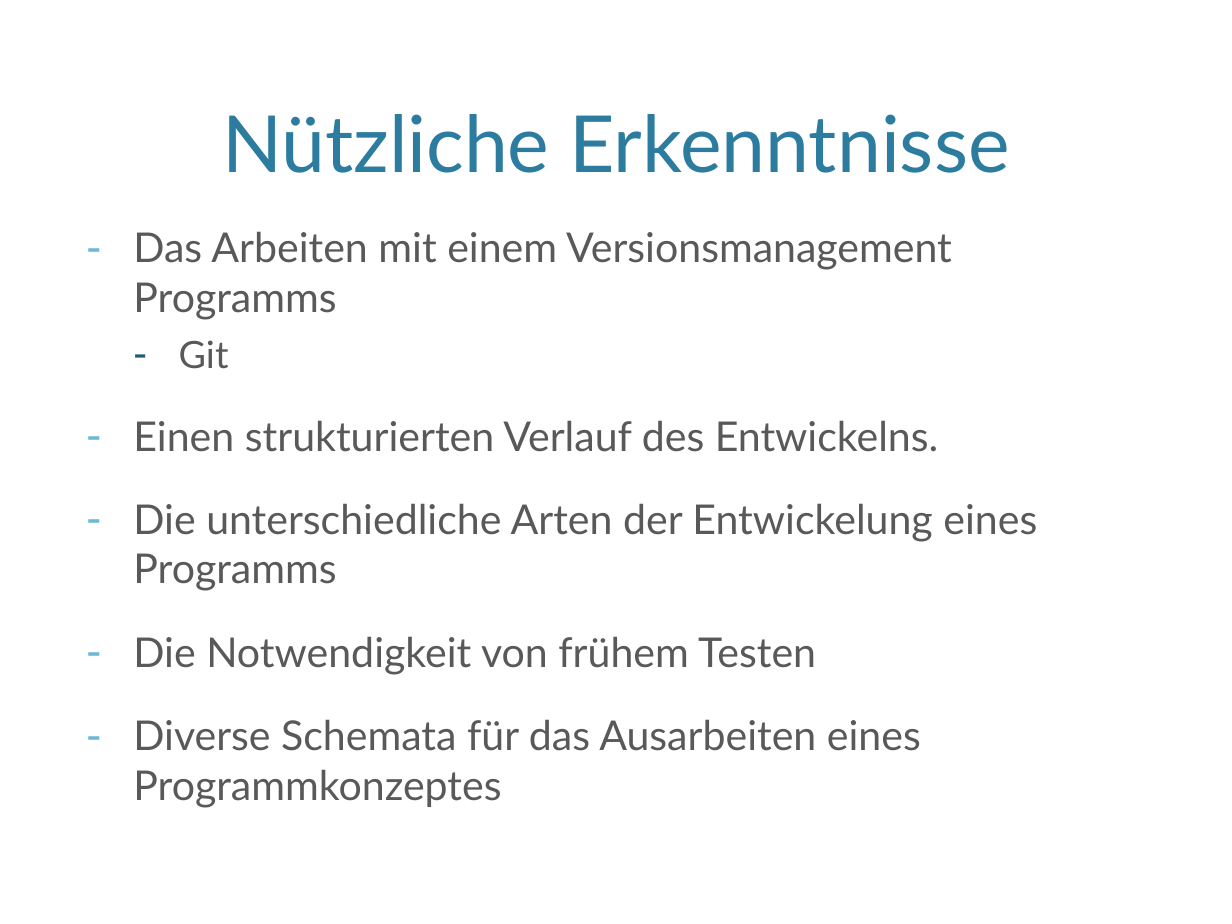
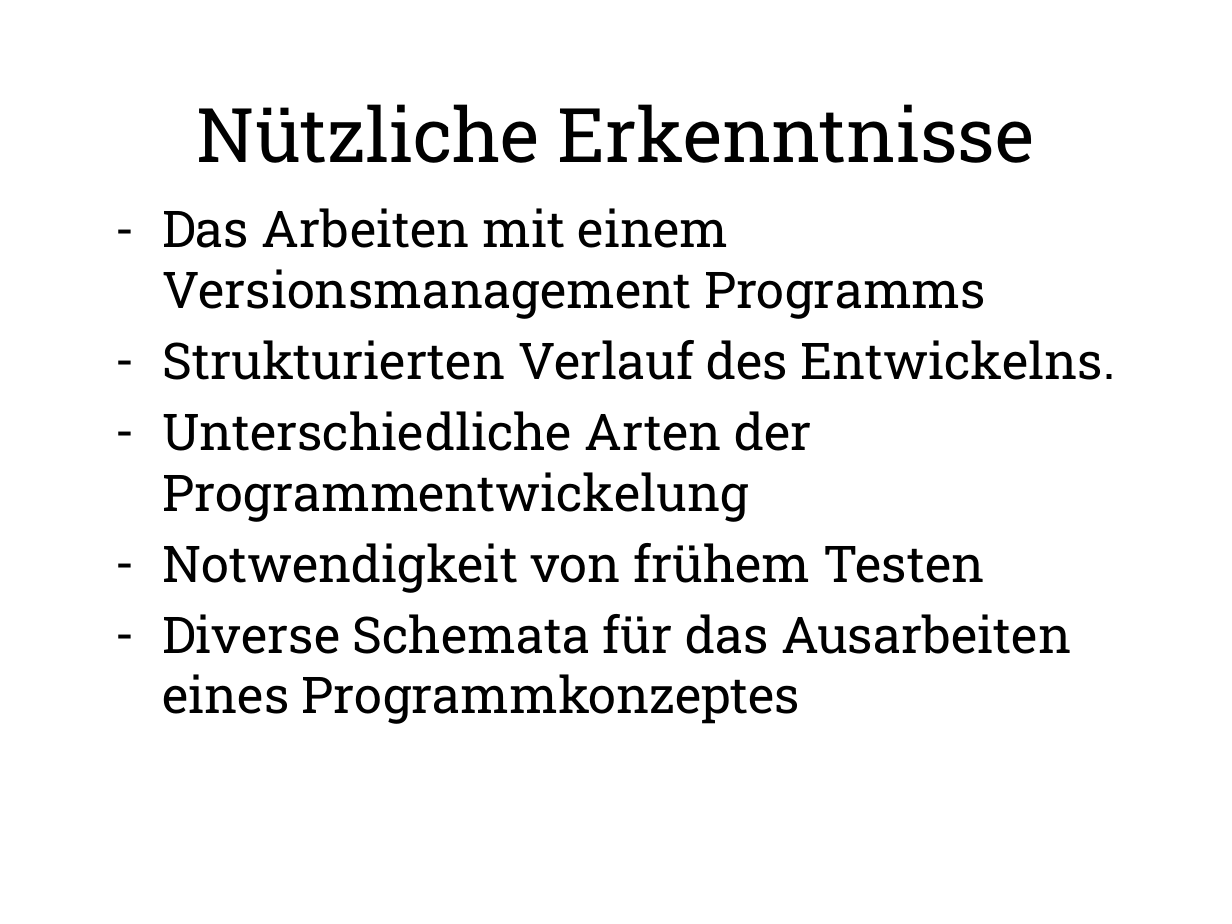
Before and after one commit to SWT-Projektgruppe-2015/Rollenspielmanager, a slide deck: slide 3 of Dokumente/SWT-Vortrag/SWTStudentenVortrag.pptx. Drawn at 1232x924 pixels with LibreOffice and Linux fonts; fonts in the diff are those of the drawing; background and template pictures are left out. Boxes give left, top, right and bottom in pixels: in the first picture for what was removed or moved away, otherwise in the second. Text is boxed around its words. In the diff, an @@ line names an element or a change of style, - is before the commit and + after.

```diff
--- a/Dokumente/SWT-Vortrag/SWTStudentenVortrag.pptx
+++ b/Dokumente/SWT-Vortrag/SWTStudentenVortrag.pptx
@@ title "Nützliche Erkenntnisse" moved from (x1=222, y1=114, x2=1010, y2=173) to (x1=197, y1=104, x2=1034, y2=163) @@
@@ title "Nützliche Erkenntnisse" at (x1=197, y1=104, x2=1034, y2=163): size 46 to 44 pt, font Lato to Roboto Slab, text colour #2C7C9F to #000000; vertical alignment bottom to middle @@
@@ text "Das Arbeiten mit einem Versionsmanagement ..." moved from (x1=133, y1=231, x2=1037, y2=808) to (x1=162, y1=208, x2=1116, y2=724) @@
@@ text at (x1=162, y1=208, x2=1071, y2=724): size 24 to 29.6 pt, font Lato to Roboto Slab, text colour #595959 to #000000 in "Das Arbeiten mit einem Versionsmanagement Programms", "Diverse Schemata für das Ausarbeiten eines Programmkonzeptes"; less space between paragraphs @@
@@ text at (x1=162, y1=340, x2=1116, y2=593): text changed; size 24 to 29.6 pt; font Lato to Roboto Slab; text colour #595959 to #000000 @@
-  – Git
-– Einen strukturierten Verlauf des Entwickelns.
-– Die unterschiedliche Arten der Entwickelung eines Programms
-– Die Notwendigkeit von frühem Testen
+– Strukturierten Verlauf des Entwickelns.
+– Unterschiedliche Arten der Programmentwickelung
+– Notwendigkeit von frühem Testen
```
Also in this commit, not shown: 7 other slides changed, 1 slide removed.
